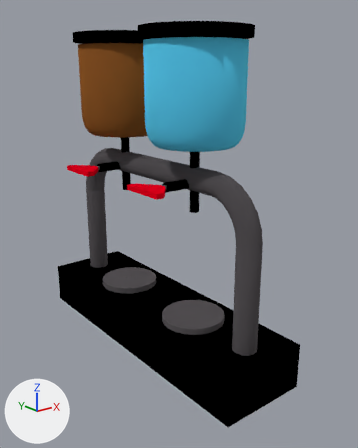
A saved change to the Blender file UnityProject/Assets/Models/CoffeeMachine.blend.
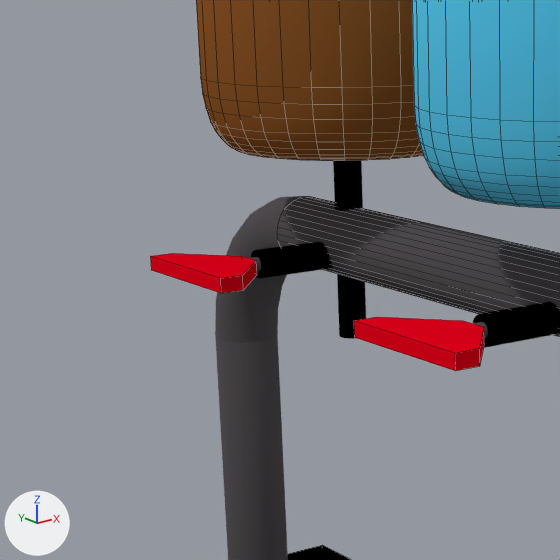
There are two pictures of each version: one whole from a 50 mm camera at (-6.53, -8.95, 5.88) aimed at (0.23, -0.5, 2.5), one close up on the part from 6% to 52% of the width and 20% to 57% of the height. Every picture has the same lights, and +X, +Y and +Z are marked at lower left. The close-ups show mesh edges as thin lines.
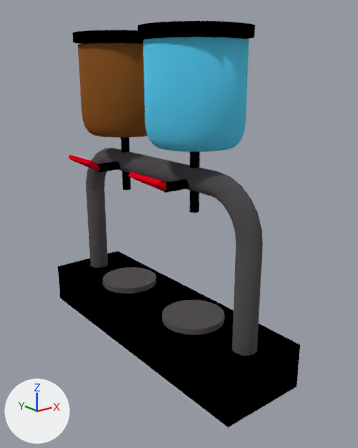
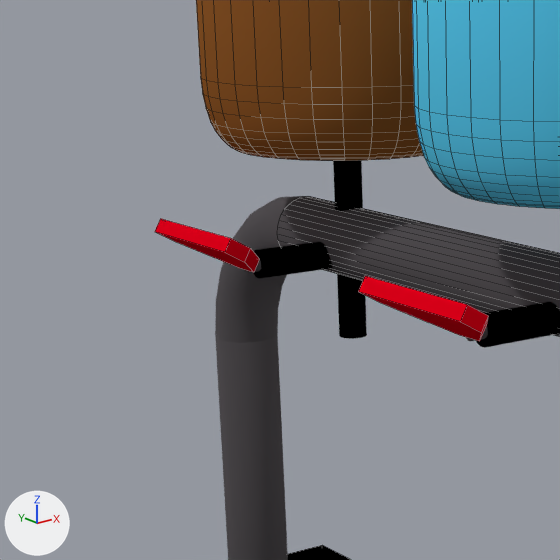
Changed parts and their boxes [x1, y1, x2, y2] in the close-ups (560 x 560 px):
'Cube.001', deleted (red): before [354, 317, 484, 371]
'Right Toggle', added (red): after [358, 276, 489, 341]
'Cube.002', deleted (red): before [150, 253, 257, 293]
'Left Toggle', added (red): after [155, 219, 260, 272]

The change, as a list of edits to the scene's bpy script:
```text
Add me_cube_005_1:
    me_cube_005_1.from_pydata([(2.08, -0.9, -0.99), (2.08, -0.9, 1.01), (2.08, 1.1, -0.99), (2.08, 1.1, 1.01), (0.08, -0.1, 1.01), (0.08, 0.3, 1.01), (1.41, 1.1, 1.01), (1.41, -0.9, 1.01), (0.59, 0.6, 1.01), (1.41, 1.1, -0.99), (0.08, 0.3, -0.99), (0.08, -0.1, -0.99), (1.41, -0.9, -0.99)], [], [(9, 6, 3, 2), (2, 3, 1, 0), (11, 4, 5, 10), (3, 6, 8, 5, 4, 7, 1), (5, 8, 6, 9, 10), (0, 1, 7, 12), (10, 9, 2, 0, 12, 11), (4, 11, 12, 7)])
    me_cube_005_1.materials.append(mat_red)  # red #e7001c
Add me_cube_004_1:
    me_cube_004_1.from_pydata([(2.08, -0.9, -0.72), (2.08, -0.9, 1.28), (2.08, 1.1, -0.72), (2.08, 1.1, 1.28), (0.08, -0.1, 1.28), (0.08, 0.3, 1.28), (1.41, 1.1, 1.28), (1.41, -0.9, 1.28), (0.59, 0.6, 1.28), (1.41, 1.1, -0.72), (0.08, 0.3, -0.72), (0.08, -0.1, -0.72), (1.41, -0.9, -0.72)], [], [(9, 6, 3, 2), (2, 3, 1, 0), (11, 4, 5, 10), (3, 6, 8, 5, 4, 7, 1), (5, 8, 6, 9, 10), (0, 1, 7, 12), (10, 9, 2, 0, 12, 11), (4, 11, 12, 7)])
    me_cube_004_1.materials.append(mat_red)  # red #e7001c
Remove ob_cube_001:
    ob_cube_001 = bpy.data.objects.new('Cube.001', me_cube_004)
    ob_cube_001.location = (-1.08, -1.3, 3.643)
    ob_cube_001.delta_rotation_euler = (0.0, 3.142, 0.0)
    ob_cube_001.scale = (0.25, 0.5, 0.05)
Remove ob_cube_002:
    ob_cube_002 = bpy.data.objects.new('Cube.002', me_cube_005)
    ob_cube_002.location = (-1.08, 1.3, 3.643)
    ob_cube_002.delta_rotation_euler = (0.0, 3.142, 0.0)
    ob_cube_002.scale = (0.25, 0.5, 0.05)
Add ob_left_toggle:
    ob_left_toggle = bpy.data.objects.new('Left Toggle', me_cube_005_1)
    ob_left_toggle.location = (-0.811, 1.25, 3.643)
    ob_left_toggle.rotation_euler = (0.0, 0.524, 0.0)  # degrees (0, 30, 0)
    ob_left_toggle.delta_rotation_euler = (0.0, 3.142, 0.0)
    ob_left_toggle.scale = (0.25, 0.5, 0.05)
Add ob_right_toggle:
    ob_right_toggle = bpy.data.objects.new('Right Toggle', me_cube_004_1)
    ob_right_toggle.location = (-0.811, -1.348, 3.657)
    ob_right_toggle.rotation_euler = (0.0, 0.524, 0.0)  # degrees (0, 30, 0)
    ob_right_toggle.delta_rotation_euler = (0.0, 3.142, 0.0)
    ob_right_toggle.scale = (0.25, 0.5, 0.05)
```
